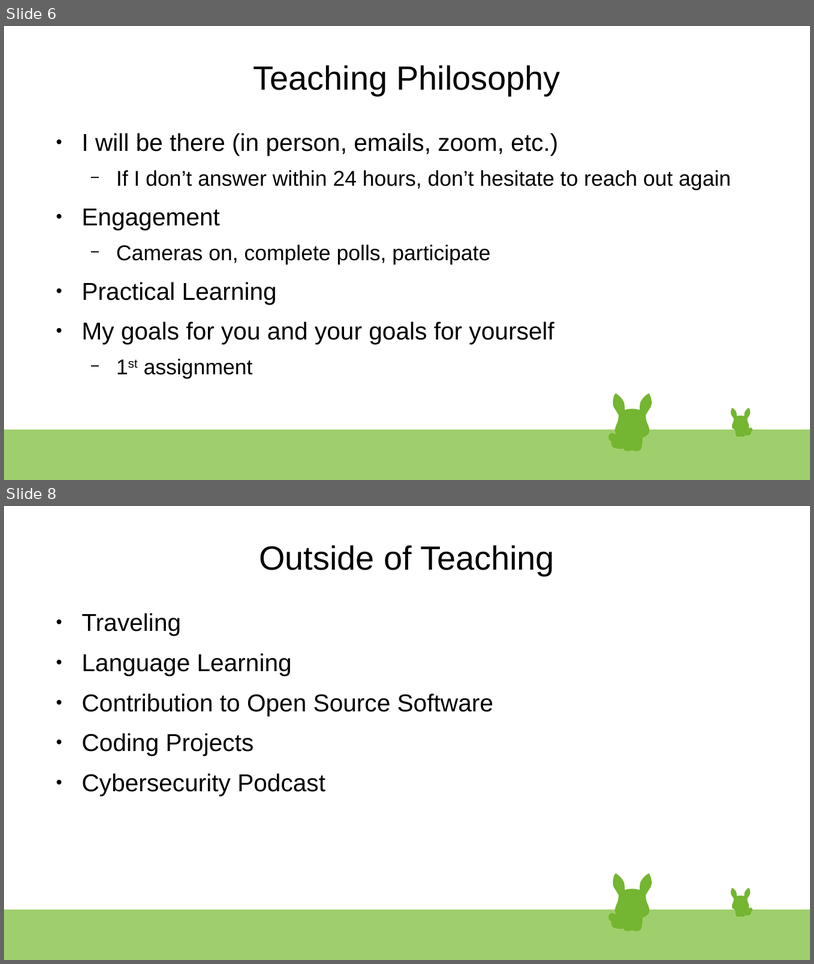
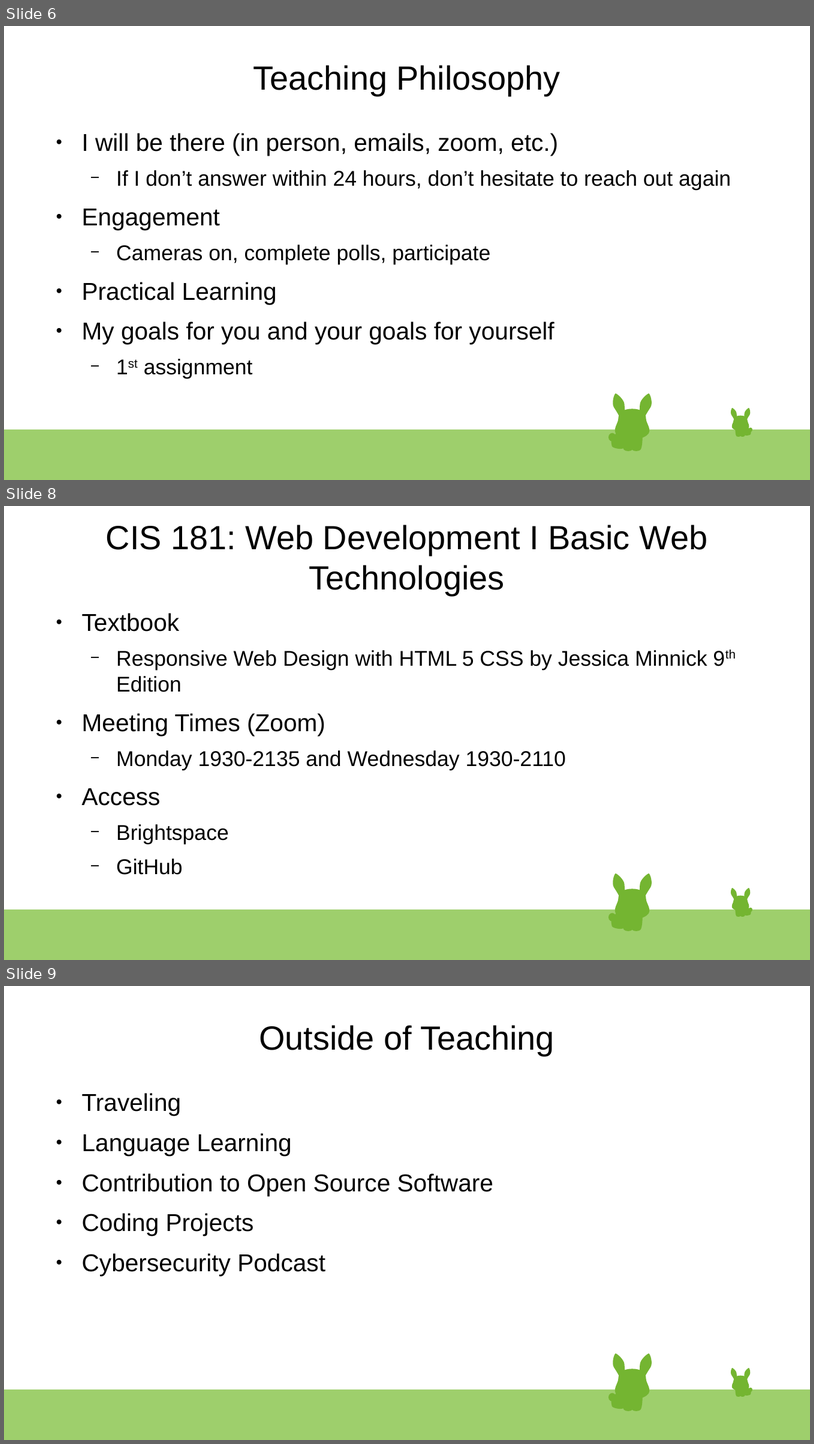
Before and after one commit to xXxSpicyBoiiixXx/CIS-181, a slide deck: Introductions.odp. Shown one above the other, each under a label of ours: slides 6 and 8 before the commit, slides 6, 8 and 9 after it; the slides between them are not shown. The pictures are 814x964 and 814x1444 pixels, drawn with LibreOffice and Linux fonts; fonts in the diff are those of the drawing. Boxes give left, top, right and bottom in pixels: in the first picture for what was removed or moved away, otherwise in the second. Text is boxed around its words. In the diff, an @@ line names an element or a change of style, - is before the commit and + after.

```diff
--- a/Introductions.odp
+++ b/Introductions.odp
@@ slide 8 added at [4,506,810,960], background #FFFFFF; not listed: 47 template elements that a slide beside it also shows @@
@@ title added at [106,525,708,595], 33 pt, text #000000 @@
+CIS 181: Web Development I Basic Web Technologies
@@ text added at [82,613,707,874], 21 pt, text #000000 @@
+● Textbook
+  − Responsive Web Design with HTML 5 CSS by Jessica Minnick 9th Edition
+● Meeting Times (Zoom)
+  − Monday 1930-2135 and Wednesday 1930-2110
+● Access
+  − Brightspace
+  − GitHub
@@ what was slide 8 is now slide 9 @@
```
Also in this commit, not shown: 3 slides changed, 1 other slide added, 1 slide removed, 6 other files.
